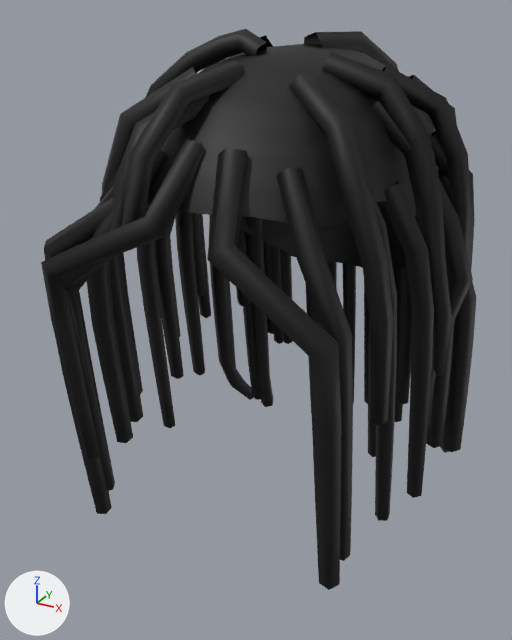
The glTF model client/public/assets/characters/prototype/parts/hair_locs_male.glb: old version first, new version second.
Before and after are seen from a 50 mm camera at (0.182, -0.422, 1.783) aimed at (-0.022, -0.05, 1.597). The axes (+X, +Y, +Z) are drawn at lower left. The lights are the same throughout. The first picture is the older version. Vertices at exactly the same position are counted once.

The first picture shows 'AWD_Hair_locs_l0'.
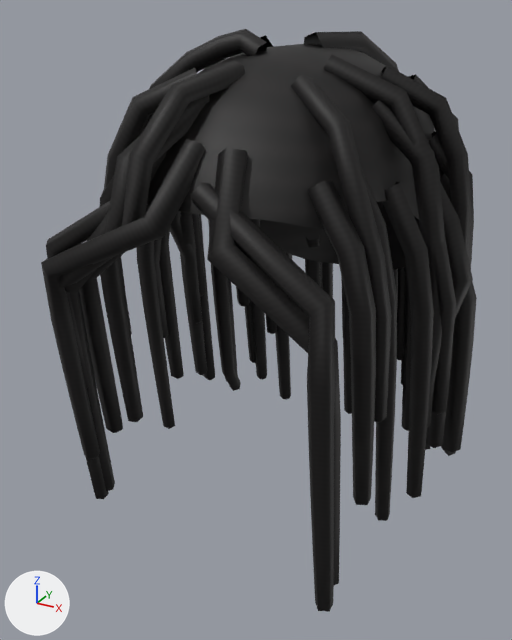
Where the change shows, as pixel boxes [x1, y1, x2, y2] in the pictures (512 x 640 px; the box of a moved part takes in the faces that stretch with it):
'AWD_Hair_locs_l0', reshaped: before [41, 29, 476, 590]; after [41, 29, 477, 612]
part 1 of me_awd_hair_locs_l0, moved or reshaped (mostly hidden): before [394, 269, 403, 422]; after [401, 356, 404, 385]
part 2 of me_awd_hair_locs_l0, moved or reshaped: before [207, 147, 341, 590]; after [207, 147, 341, 585]
part 3 of me_awd_hair_locs_l0, moved or reshaped: before [148, 159, 452, 457]; after [133, 68, 449, 455]
part 4 of me_awd_hair_locs_l0, surface changed: before [44, 57, 475, 590]; after [46, 60, 474, 612]

What the commit changed:
me_awd_hair_locs_l0 is used by ob_awd_hair_locs_l0; location (0.0, 0.0, 0.0).
me_awd_hair_locs_l0 had 2423 vertices, 4356 faces and spanned x -0.11..0.112, y -0.176..0.102, z 1.421..1.773.
me_awd_hair_locs_l0 now has 2423 vertices, 4356 faces and spans x -0.106..0.112, y -0.177..0.102, z 1.421..1.773.
me_awd_hair_locs_l0 part 1: the loose piece of 36 vertices spanning x 0.025..0.042, y 0.042..0.094, z 1.46..1.68 is multiplied about its middle by the matrix ((0.999, 0.028, -0.004), (-0.028, 0.999, -0.006), (0.004, 0.006, 0.999)), then moved by (0.007, -0.008, 0.039).
me_awd_hair_locs_l0 part 2: the loose piece of 36 vertices spanning x 0.008..0.083, y -0.173..-0.133, z 1.498..1.726 is moved by (0.0, -0.001, 0.001).
me_awd_hair_locs_l0 part 3: 1276 of 2423 vertices moved; they spanned x -0.11..0.105, y -0.174..0.102, z 1.421..1.765 and now span x -0.106..0.106, y -0.177..0.102, z 1.421..1.765; mean shift (0.004, 0.001, -0.002); largest move (-0.005, 0.091, 1.532) -> (-0.079, -0.163, 1.57).
me_awd_hair_locs_l0 part 4: 1781 kept faces spanning x -0.106..0.106, y -0.177..0.1, z 1.421..1.765 get new texture (UV) coordinates.
Other edits to the shape of me_awd_hair_locs_l0 do not show in these pictures.
